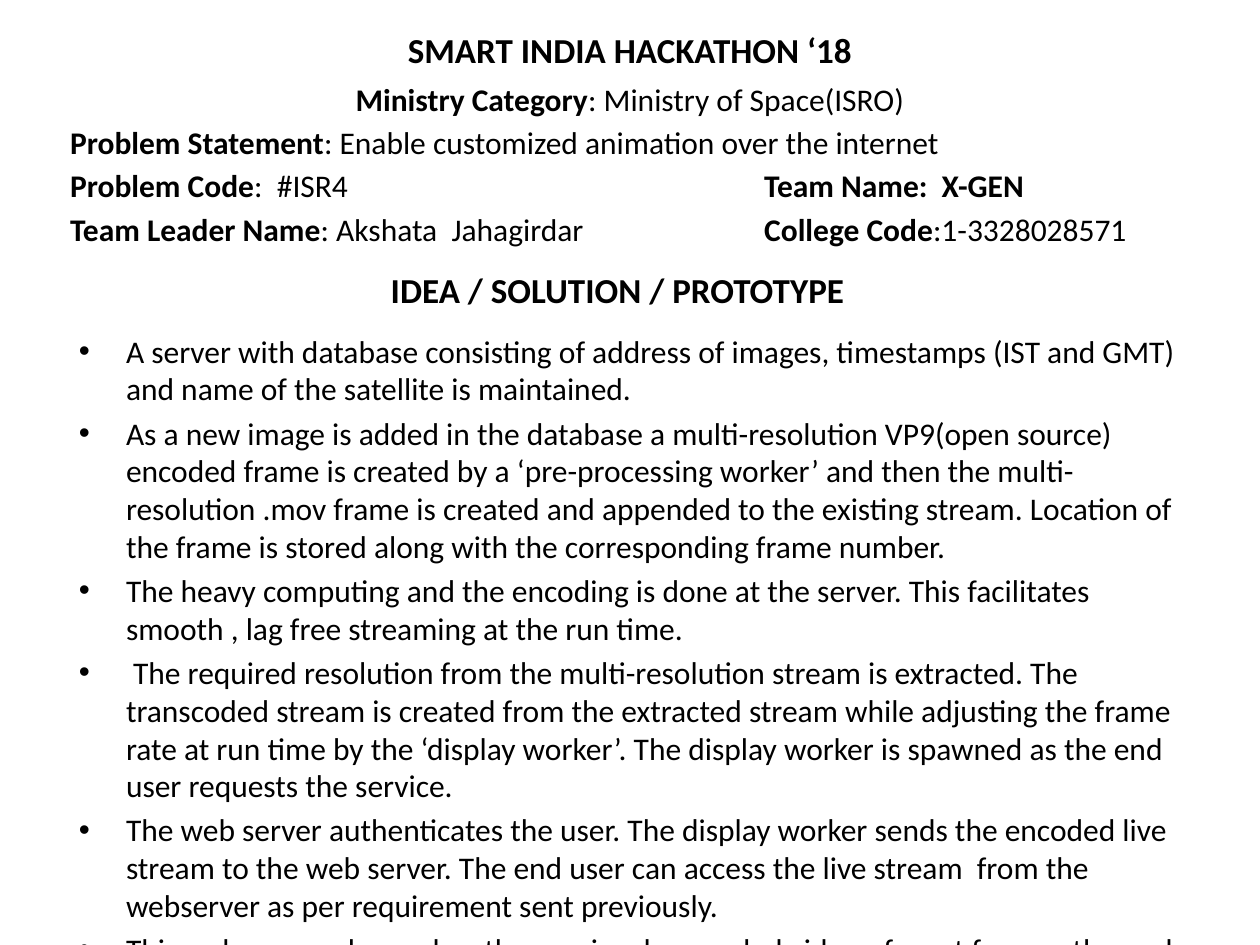
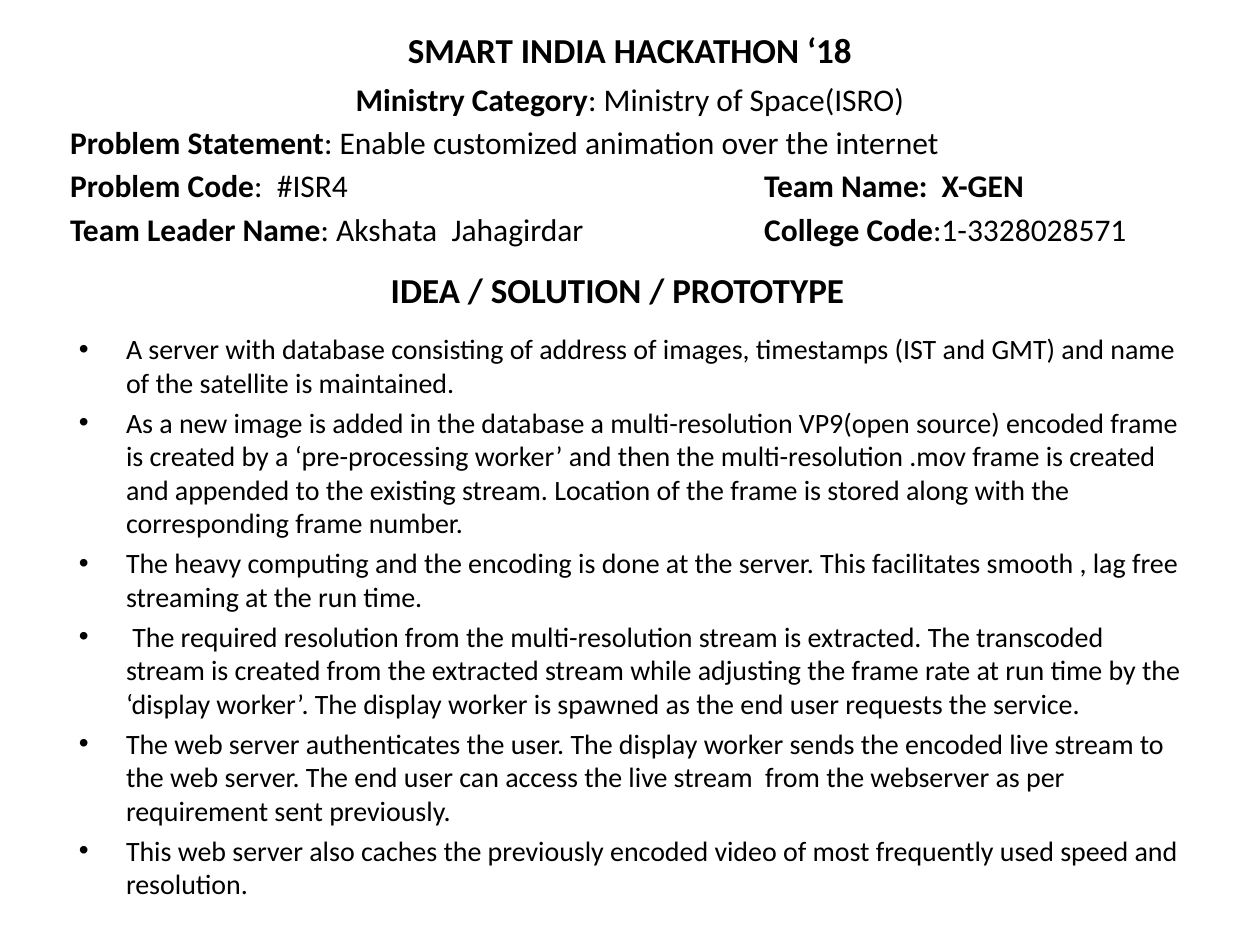
Before and after one commit to Dashree/sih2018, a slide deck: slide 1 of Gov_templates/Customized_animation.pptx. Drawn at 1260x945 pixels with LibreOffice and Linux fonts; fonts in the diff are those of the drawing. Boxes give left, top, right and bottom in pixels: in the first picture for what was removed or moved away, otherwise in the second. Text is boxed around its words. In the diff, an @@ line names an element or a change of style, - is before the commit and + after.

```diff
--- a/Gov_templates/Customized_animation.pptx
+++ b/Gov_templates/Customized_animation.pptx
@@ text "A server with database consisting ..." at <box>126,338,1180,895</box>: size 18 to 16 pt @@
```
Also in this commit, not shown: 1 slide added.
